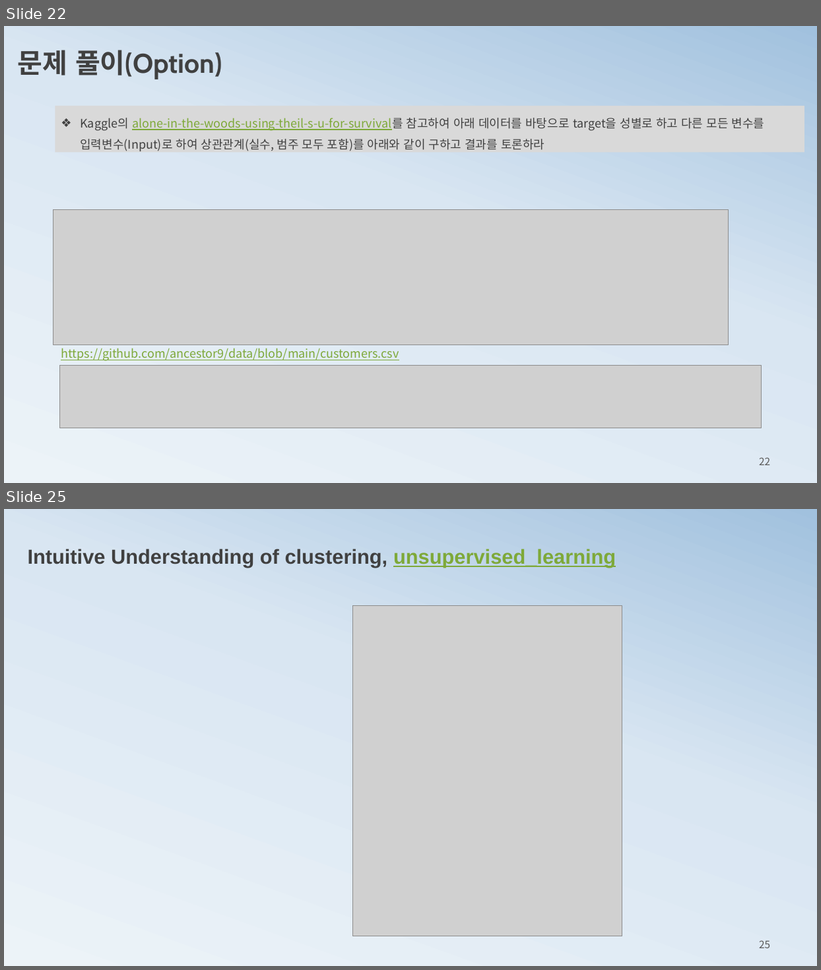
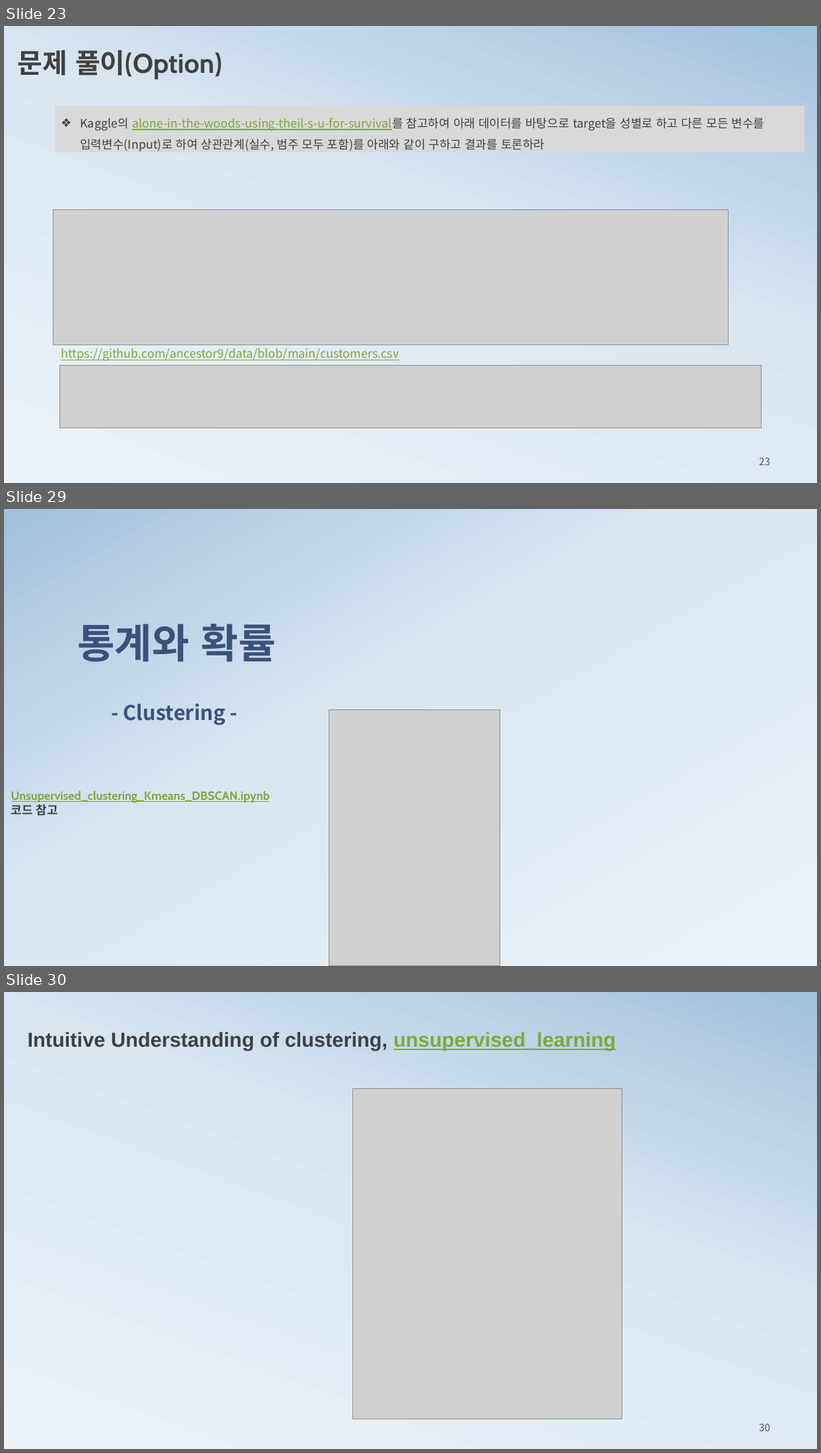
Before and after one commit to ancestor9/mathematics-for-machine-learning, a slide deck: 2_histogram2probability.pptx. Shown one above the other, each under a label of ours: slides 22 and 25 before the commit, slides 23, 29 and 30 after it; the slides between them are not shown. The pictures are 821x970 and 821x1453 pixels, drawn with LibreOffice and Linux fonts; fonts in the diff are those of the drawing; grey boxes stand for pictures; background and template pictures are left out. Boxes give left, top, right and bottom in pixels: in the first picture for what was removed or moved away, otherwise in the second. Text is boxed around its words. In the diff, an @@ line names an element or a change of style, - is before the commit and + after.

```diff
--- a/2_histogram2probability.pptx
+++ b/2_histogram2probability.pptx
@@ slide 29 added at (4,509,817,966), background gradient #ECF3F8 to #D9E6F2 to #A1C1DE @@
@@ title added at (77,624,276,725), 24 pt, text #39527B, bold @@
+통계와 확률
+- Clustering -
@@ picture added at (329,710,500,966) @@
@@ text added at (11,791,270,816), 14 pt, text #7EA939, bold, underline @@
+Unsupervised_clustering_Kmeans_DBSCAN.ipynb
+코드 참고
@@ what was slide 22 is now slide 23 @@
@@ page number at (759,458,770,466): text changed @@
-22
+23
@@ what was slide 25 is now slide 30 @@
@@ page number at (759,1424,770,1432): text changed @@
-25
+30
```
Also in this commit, not shown: 3 slides changed, 5 other slides added, 1 slide removed.
